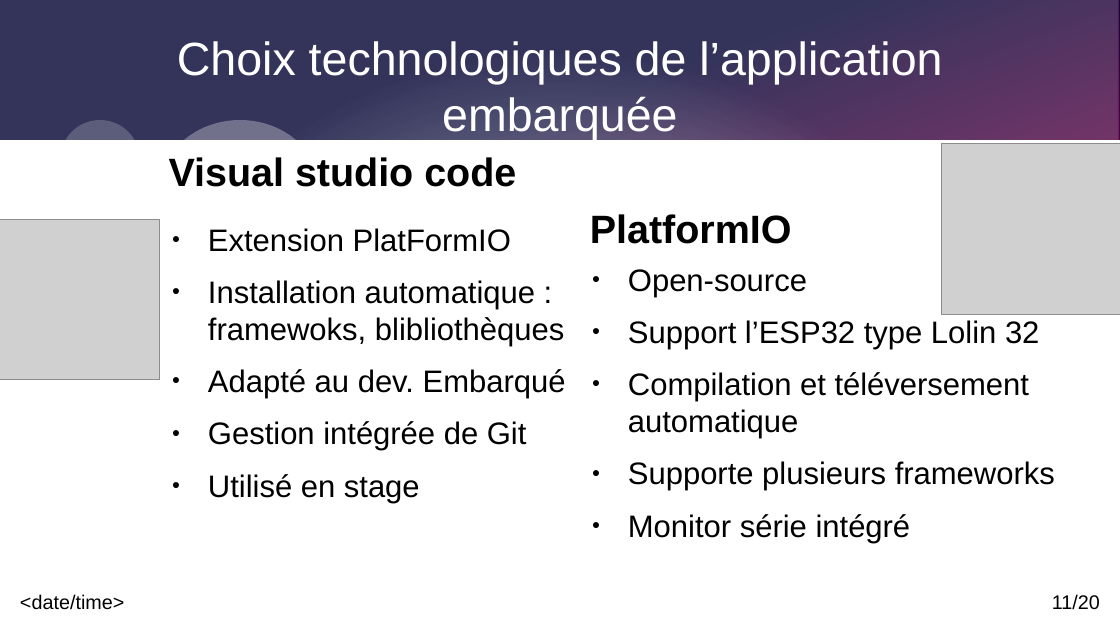
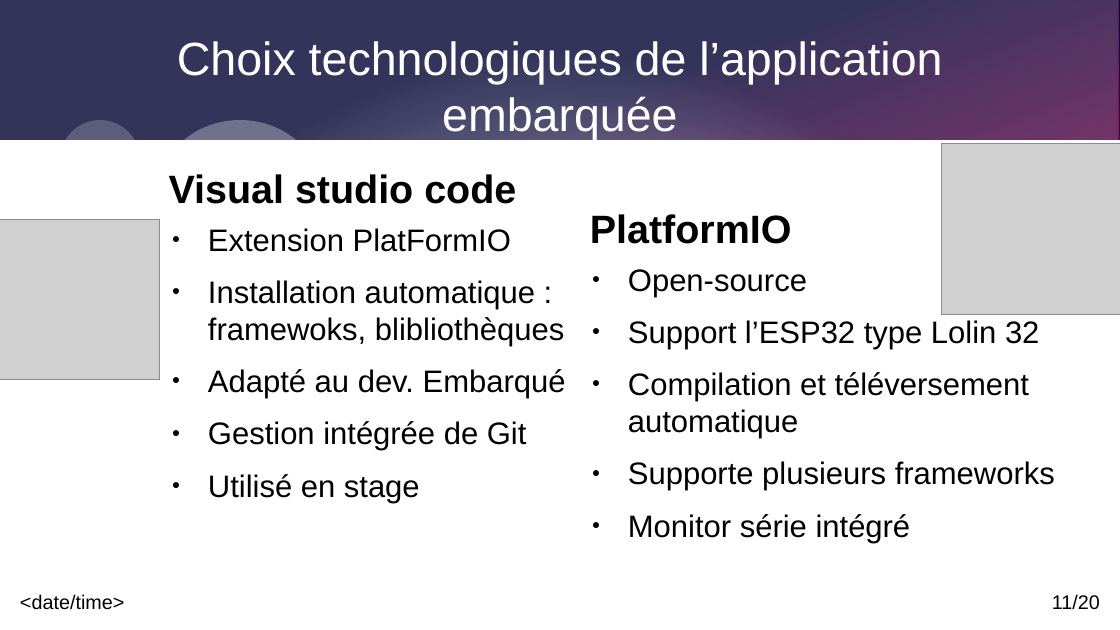
Before and after one commit to Corentinh2/PROJET_GESTIONNAIRE_DE_CHARGE, a slide deck: slide 11 of Projet_GestionnaireDeCharge/revue3.odp. Drawn at 1120x630 pixels with LibreOffice and Linux fonts; fonts in the diff are those of the drawing; grey boxes stand for pictures. Boxes give left, top, right and bottom in pixels: in the first picture for what was removed or moved away, otherwise in the second. Text is boxed around its words. In the diff, an @@ line names an element or a change of style, - is before the commit and + after.

```diff
--- a/Projet_GestionnaireDeCharge/revue3.odp
+++ b/Projet_GestionnaireDeCharge/revue3.odp
@@ text "Visual studio code" moved from (x1=169, y1=157, x2=516, y2=187) to (x1=169, y1=174, x2=516, y2=204) @@
```
Also in this commit, not shown: 6 other slides changed, 1 slide added, 1 slide removed, 3 other files.
